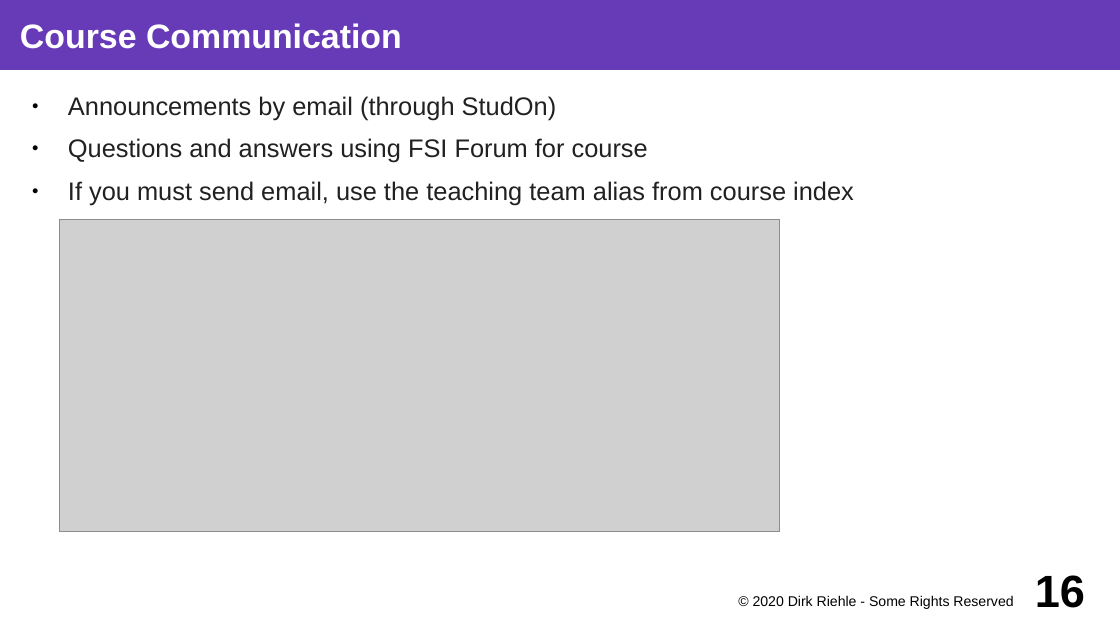
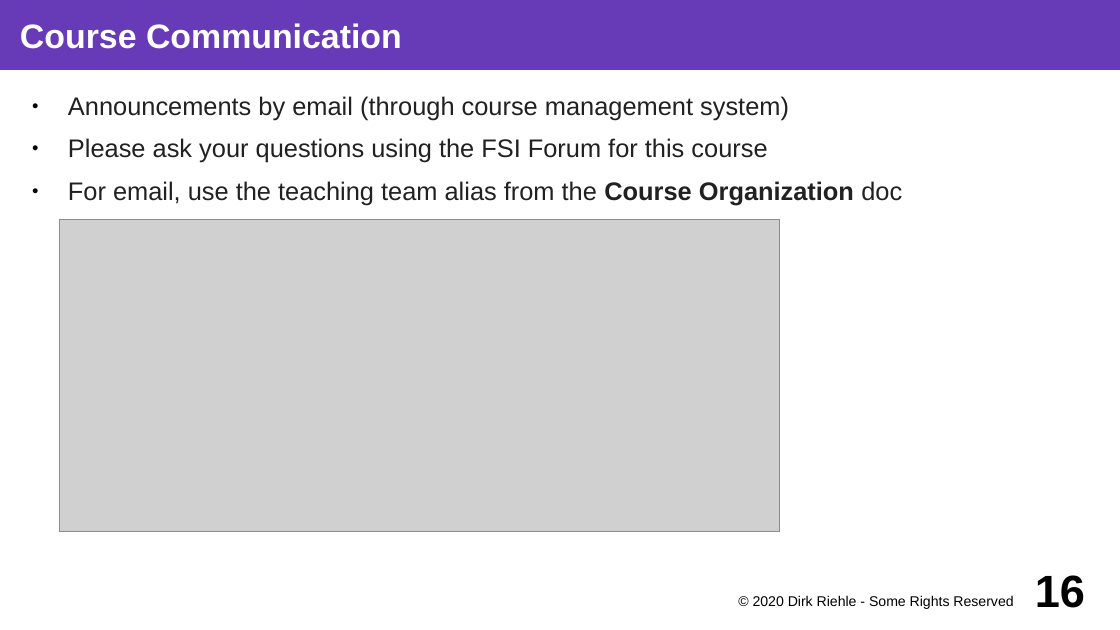
Before and after one commit to dirkriehle/coss-course, a slide deck: slide 16 of Lecture slides/COSS A01 - Course Introduction.odp. Drawn at 1120x630 pixels with LibreOffice and Linux fonts; fonts in the diff are those of the drawing; grey boxes stand for pictures. Boxes give left, top, right and bottom in pixels: in the first picture for what was removed or moved away, otherwise in the second. Text is boxed around its words. In the diff, an @@ line names an element or a change of style, - is before the commit and + after.

```diff
--- a/Lecture slides/COSS A01 - Course Introduction.odp
+++ b/Lecture slides/COSS A01 - Course Introduction.odp
@@ text at (68,96,902,205): text changed @@
-● Announcements by email (through StudOn)
-● Questions and answers using FSI Forum for course
-● If you must send email, use the teaching team alias from course index
+● Announcements by email (through course management system)
+● Please ask your questions using the FSI Forum for this course
+● For email, use the teaching team alias from the Course Organization doc
```
Also in this commit, not shown: 6 other slides changed, 4 other files.
